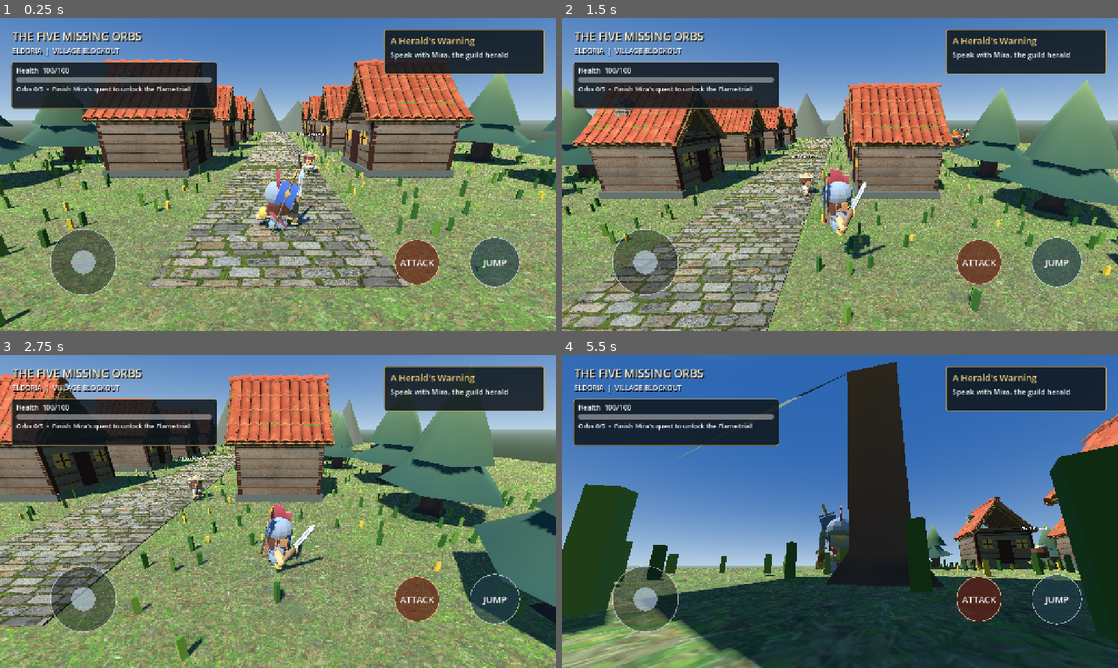
Above: before the commit, frames 1-4 (two rows, left to right).
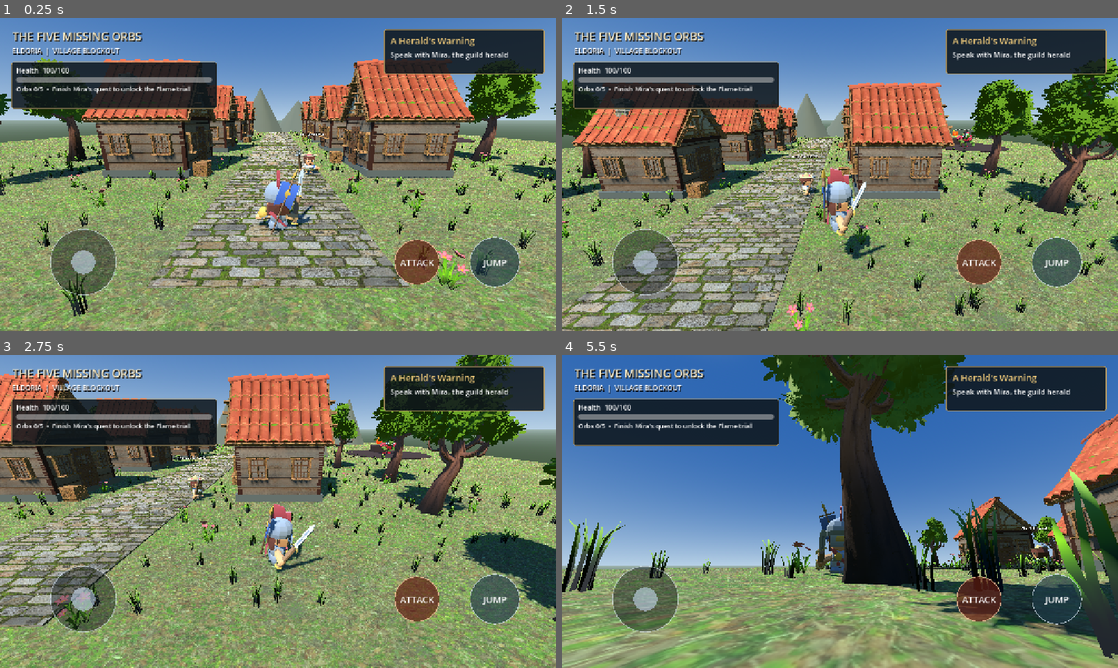
Above: after the commit, the same moments.

Repository: RUTH-BOT-TECH/Neverland-game-
Game: Godot game, scene res://scenes/world/Foundation.tscn
Two runs of this game, one before a commit and one after it. Both use one fixed random seed, a clock stepped at 60 frames per second and the inputs below.
Inputs (mouse positions are in pixels of both pictures, inside the frame that each line leads up to):
- Up to frame 1 (0.25 s): no input
- Up to frame 2 (1.5 s): move the mouse to (962, 158) at 0.52 s; hold D (move_right) 0.53-1.25 s; hold F (attack) 0.53-1.25 s; click (962, 158) at 0.67 s; tap Space (jump) at 0.77 s; drag from (728, 190) to (812, 237) at 1.27 s
- Up to frame 3 (2.75 s): move the mouse to (333, 442) at 2.02 s; hold D (move_right) from 2.03 s (still down); tap Down (look_down) at 2.1 s
- Up to frame 4 (5.5 s): release D (move_right) at 2.75 s; drag from (812, 574) to (673, 464) at 2.77 s; tap Enter at 3.5 s; move the mouse to (1006, 558) at 3.52 s; hold A (move_left) 3.53-4.25 s; tap Right (look_right) at 3.6 s; tap Space (jump) at 3.77 s; drag from (673, 464) to (756, 433) at 4.27 s; move the mouse to (867, 511) at 5.02 s; hold S (move_back) from 5.03 s (still down); hold F (attack) from 5.03 s (still down); click (867, 511) at 5.17 s

The runs differ from the first frame. In frame 1, 12% of the frame differs, in the area x 0-100%, y 12-99%; in frame 2, 16%; in frame 3, 19%; in frame 4, 38%, in the area x 0-100%, y 0-100%.

Commit message:
Improve village art with detailed CC0 models and foliage

Diff:
--- a/scripts/world/village_builder.gd
+++ b/scripts/world/village_builder.gd
@@ -1,8 +1,20 @@
 extends Node3D
-## Lightweight, original blockout. Generated once on load, not every frame.
-## The visual assets are deliberately placeholders and use shared meshes/materials.
-
-const TREE_SCENE := preload("res://assets/models/gobkit/TreeMed001.glb")
+## Village blockout assembled once at load. Includes CC0 modular art.
+## Foliage uses shared meshes and MultiMesh instances; see asset credits.
+
+const TREE_SCENES := [
+	preload("res://assets/models/quaternius_nature/CommonTree_1.gltf"),
+	preload("res://assets/models/quaternius_nature/CommonTree_2.gltf")
+]
+const MEADOW_SCENES := [
+	preload("res://assets/models/quaternius_nature/Grass_Common_Short.gltf"),
+	preload("res://assets/models/quaternius_nature/Grass_Common_Tall.gltf"),
+	preload("res://assets/models/quaternius_nature/Flower_3_Group.gltf")
+]
+const WINDOW_SCENE := preload("res://assets/models/quaternius_village/Window_Wide_Flat1.gltf")
+const DOOR_SCENE := preload("res://assets/models/quaternius_village/Door_1_Flat.gltf")
+const GABLE_SCENE := preload("res://assets/models/quaternius_village/Roof_Front_Brick4.gltf")
+const CRATE_SCENE := preload("res://assets/models/quaternius_village/Prop_Crate.gltf")
 const ROOF_SCENE := preload("res://assets/models/quaternius_village/Roof_RoundTiles_4x4.gltf")
 const CHIMNEY_SCENE := preload("res://assets/models/quaternius_village/Prop_Chimney.gltf")
 const WOOD_TEXTURE := preload("res://assets/textures/polyhaven/brown_planks_04.jpg")
@@ -91,6 +103,15 @@
 	parent.add_child(part)
 	return part
 
+func _model(parent: Node3D, scene: PackedScene, model_name: String, pos: Vector3, rot: Vector3 = Vector3.ZERO, model_scale: Vector3 = Vector3.ONE) -> Node3D:
+	var model := scene.instantiate() as Node3D
+	model.name = model_name
+	model.position = pos
+	model.rotation_degrees = rot
+	model.scale = model_scale
+	parent.add_child(model)
+	return model
+
 func _build_path() -> void:
 	var path := Node3D.new()
 	path.name = "CobblePath"
@@ -131,11 +152,16 @@
 				for z in [-1.93, 1.93]:
 					_part(house, "post", "TimberPost", Vector3(x, 1.78, z))
 			_part(house, "beam", "FrontBeam", Vector3(0, 2.8, 2.06))
-			_part(house, "door", "Door", Vector3(0, 1.25, 2.08))
-			for x in [-1.18, 1.18]:
-				_part(house, "window", "Window", Vector3(x, 1.86, 2.08))
-				_part(house, "window_bar_v", "WindowBarV", Vector3(x, 1.86, 2.15))
-				_part(house, "window_bar_h", "WindowBarH", Vector3(x, 1.86, 2.15))
+			_model(house, DOOR_SCENE, "DetailedDoor", Vector3(-0.53, 0.24, 2.12), Vector3.ZERO, Vector3(1, 1, 1))
+			for x in [-1.2, 1.2]:
+				_model(house, WINDOW_SCENE, "FrontWindow", Vector3(x, 0.5, 2.12), Vector3.ZERO, Vector3(0.65, 0.65, 0.65))
+			for z in [-1.0, 1.0]:
+				_model(house, WINDOW_SCENE, "LeftWindow", Vector3(-2.1, 0.5, z), Vector3(0, -90, 0), Vector3(0.65, 0.65, 0.65))
+				_model(house, WINDOW_SCENE, "RightWindow", Vector3(2.1, 0.5, z), Vector3(0, 90, 0), Vector3(0.65, 0.65, 0.65))
+			_model(house, GABLE_SCENE, "GableFront", Vector3(0, 3.0, 2.02), Vector3.ZERO, Vector3(0.9, 0.75, 0.9))
+			_model(house, GABLE_SCENE, "GableBack", Vector3(0, 3.0, -2.02), Vector3(0, 180, 0), Vector3(0.9, 0.75, 0.9))
+			if row % 2 == 0:
+				_model(house, CRATE_SCENE, "Crate", Vector3(-1.7, 0, 2.65), Vector3(0, row * 35, 0), Vector3.ONE * 0.65)
 
 func _build_trees() -> void:
 	var group := Node3D.new()
@@ -143,13 +169,17 @@
 	add_child(group)
 	for side in [-1, 1]:
 		for row in range(9):
+			var tree_position := Vector3(side * (12.0 + (row % 3) * 1.0), 0, 20.0 - row * 5.6)
+			# Leave the survey platform and its approach visually unobstructed.
+			if Vector2(tree_position.x - 10.0, tree_position.z + 8.0).length() < 6.5:
+				continue
 			var tree := Node3D.new()
 			tree.name = "Tree_%s_%d" % ["West" if side == -1 else "East", row + 1]
-			tree.position = Vector3(side * (12.0 + (row % 3) * 1.0), 0, 20.0 - row * 5.6)
+			tree.position = tree_position
 			group.add_child(tree)
-			var tree_model := TREE_SCENE.instantiate() as Node3D
+			var tree_model := TREE_SCENES[row % TREE_SCENES.size()].instantiate() as Node3D
 			tree_model.name = "TreeModel"
-			tree_model.scale = Vector3.ONE * (0.008 + (row % 3) * 0.001)
+			tree_model.scale = Vector3.ONE * (0.75 + (row % 3) * 0.09)
 			tree_model.rotation_degrees.y = row * 43
 			tree.add_child(tree_model)
 
@@ -161,24 +191,30 @@
 		_part(group, "hill", "Hill_%d" % i, Vector3(-22 + i * 9, 3.5, -27.0 - (i % 2) * 4.0), Vector3(0, i * 12, 0), Vector3(1.2, 1.0 + (i % 3) * 0.3, 1.0))
 
 func _build_meadow() -> void:
-	# MultiMesh keeps hundreds of small decorative tufts in three draw batches.
+	# Shared MultiMeshes reduce draw-call overhead. Counts remain conservative;
+	# alpha overdraw and overall performance still require real-device profiling.
 	var rng := RandomNumberGenerator.new()
 	rng.seed = 5317
-	for kind in range(3):
-		var material := StandardMaterial3D.new()
-		material.albedo_color = [Color(0.20, 0.38, 0.12), Color(0.39, 0.53, 0.18), Color(0.88, 0.71, 0.21)][kind]
-		material.roughness = 1.0
-		var blade := BoxMesh.new()
-		blade.size = Vector3(0.12 if kind < 2 else 0.08, 0.42 if kind < 2 else 0.25, 0.08)
-		blade.material = material
+	var counts := [500, 180, 55]
+	for kind in range(MEADOW_SCENES.size()):
+		var temporary: Node = (MEADOW_SCENES[kind] as PackedScene).instantiate()
+		var sources: Array[Node] = temporary.find_children("*", "MeshInstance3D", true, false)
+		if sources.is_empty():
+			push_warning("Meadow model has no mesh")
+			temporary.free()
+			continue
+		var source: Mesh = (sources[0] as MeshInstance3D).mesh
 		var multi := MultiMesh.new()
 		multi.transform_format = MultiMesh.TRANSFORM_3D
-		multi.mesh = blade
+		multi.mesh = source
 		var positions: Array[Vector3] = []
-		while positions.size() < (350 if kind < 2 else 90):
+		while positions.size() < counts[kind]:
 			var x := rng.randf_range(-19.0, 19.0)
 			var z := rng.randf_range(-24.0, 24.0)
 			if absf(x) < 2.6:
+				continue
+			# Keep the survey platform and its southern entrance clear.
+			if absf(x - 10.0) < 3.5 and z > -11.5 and z < -3.5:
 				continue
 			var blocked := false
 			for row in range(4):
@@ -187,12 +223,15 @@
 					break
 			if blocked:
 				continue
-			positions.append(Vector3(x, 0.2 if kind < 2 else 0.12, z))
+			positions.append(Vector3(x, 0.015, z))
 		multi.instance_count = positions.size()
 		for i in range(positions.size()):
-			var basis := Basis(Vector3.UP, rng.randf_range(0, TAU)).scaled(Vector3(1, rng.randf_range(0.7, 1.3), 1))
+			var size := rng.randf_range(0.23, 0.38) if kind < 2 else rng.randf_range(0.25, 0.35)
+			var basis := Basis(Vector3.UP, rng.randf_range(0, TAU)).scaled(Vector3.ONE * size)
 			multi.set_instance_transform(i, Transform3D(basis, positions[i]))
 		var grass := MultiMeshInstance3D.new()
 		grass.name = "Meadow_%d" % kind
 		grass.multimesh = multi
+		grass.cast_shadow = GeometryInstance3D.SHADOW_CASTING_SETTING_OFF
 		add_child(grass)
+		temporary.free()
--- /dev/null
+++ b/tests/village_art_smoke.gd
@@ -0,0 +1,33 @@
+extends SceneTree
+## Checks the procedural village's structural layout; not a visual or device test.
+func _initialize() -> void:
+	call_deferred("run_checks")
+
+func run_checks() -> void:
+	var village := (load("res://scenes/world/Village.tscn") as PackedScene).instantiate() as Node3D
+	root.add_child(village)
+	await process_frame
+	var houses := village.get_node("Houses")
+	assert(houses.get_child_count() == 8, "Eight houses expected")
+	for house in houses.get_children():
+		assert(house.get_node_or_null("DetailedDoor") != null)
+		assert(house.get_node_or_null("GableFront") != null)
+		assert(house.get_node_or_null("GableBack") != null)
+		assert(not house.find_children("*", "CollisionShape3D", false, false).is_empty())
+	for tree in village.get_node("Trees").get_children():
+		assert(Vector2(tree.position.x - 10.0, tree.position.z + 8.0).length() >= 6.5)
+	for kind in range(3):
+		var meadow := village.get_node("Meadow_%d" % kind) as MultiMeshInstance3D
+		assert(meadow.multimesh.instance_count == [500, 180, 55][kind])
+		assert(meadow.multimesh.mesh != null)
+		# The headless dummy renderer does not return stored instance transforms.
+		if DisplayServer.get_name() == "headless":
+			continue
+		for i in range(meadow.multimesh.instance_count):
+			var p := meadow.multimesh.get_instance_transform(i).origin
+			assert(absf(p.x) >= 2.6, "Street must stay visually clear")
+			assert(not (absf(p.x - 10.0) < 3.5 and p.z > -11.5 and p.z < -3.5), "Survey platform must stay visually clear")
+	print("Village art smoke passed: houses, foliage batches and tree placement (meadow placement requires graphics renderer)")
+	village.queue_free()
+	await process_frame
+	quit()
Binary file added: assets/models/quaternius_nature/Bark_NormalTree.png
Not shown, added: assets/models/quaternius_nature/Bark_NormalTree.png.import
Binary file added: assets/models/quaternius_nature/Bark_NormalTree_Normal.png
Not shown, added: assets/models/quaternius_nature/Bark_NormalTree_Normal.png.import
Binary file added: assets/models/quaternius_nature/CommonTree_1.bin
Not shown, added: assets/models/quaternius_nature/CommonTree_1.gltf
Not shown, added: assets/models/quaternius_nature/CommonTree_1.gltf.import
Binary file added: assets/models/quaternius_nature/CommonTree_2.bin
Not shown, added: assets/models/quaternius_nature/CommonTree_2.gltf
Not shown, added: assets/models/quaternius_nature/CommonTree_2.gltf.import
Binary file added: assets/models/quaternius_nature/Flower_3_Group.bin
Not shown, added: assets/models/quaternius_nature/Flower_3_Group.gltf
(and 37 more such lines)
